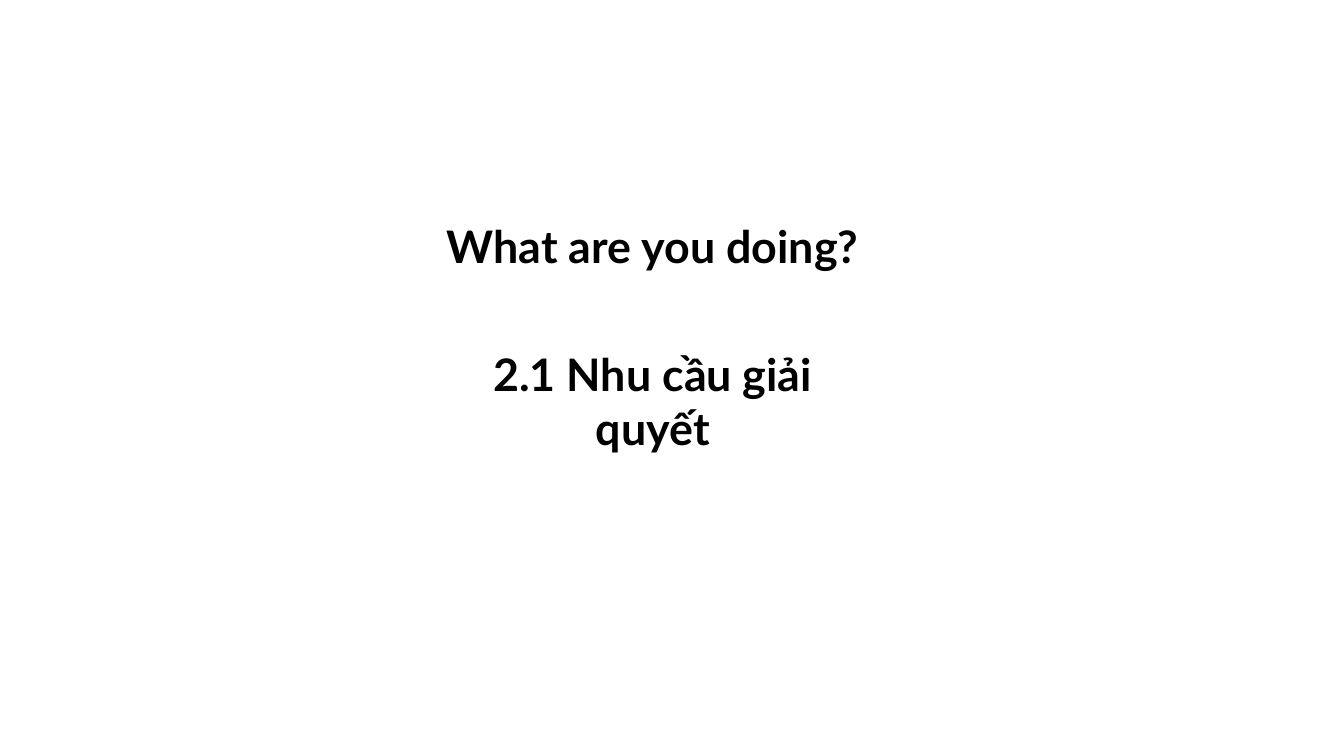
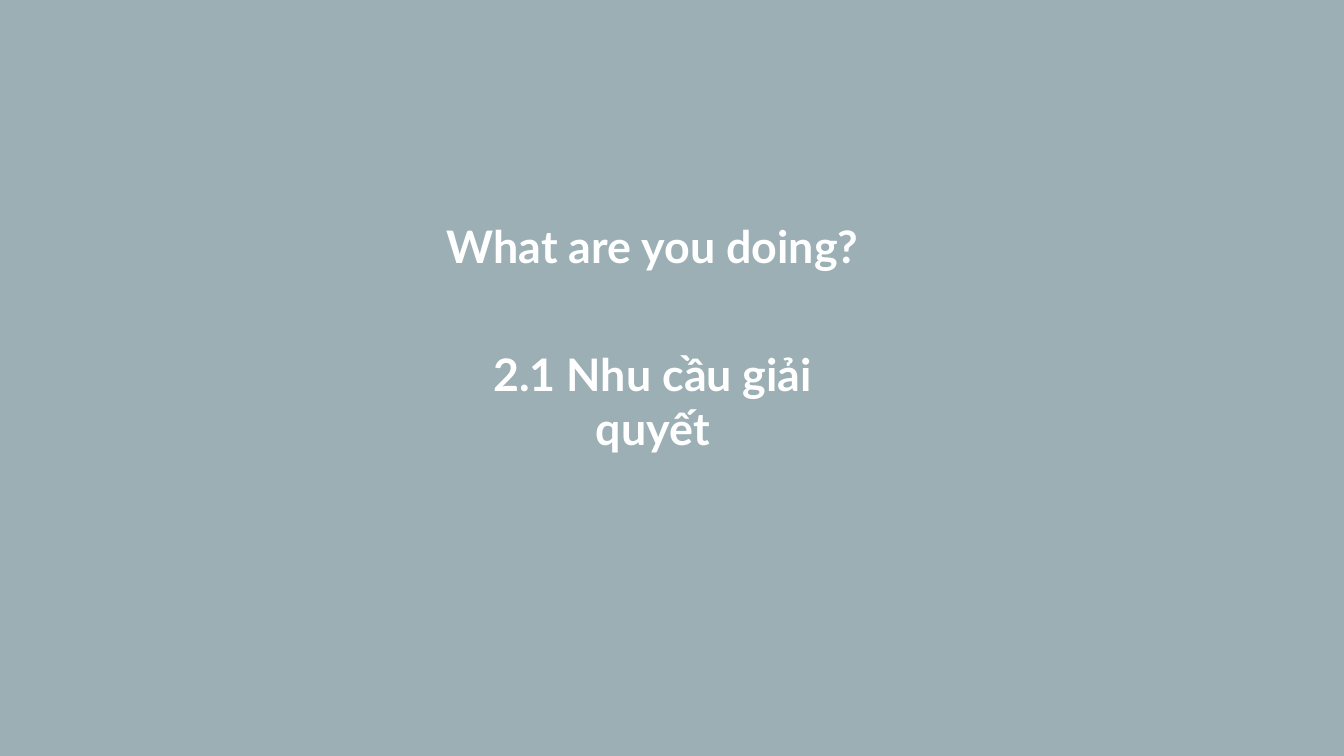
Before and after one commit to nmtri1912/kltn, a slide deck: slide 3 of Tài liệu/Presentation.pptx. Drawn at 1344x756 pixels with LibreOffice and Linux fonts; fonts in the diff are those of the drawing. Boxes give left, top, right and bottom in pixels: in the first picture for what was removed or moved away, otherwise in the second. Text is boxed around its words. In the diff, an @@ line names an element or a change of style, - is before the commit and + after.

```diff
--- a/Tài liệu/Presentation.pptx
+++ b/Tài liệu/Presentation.pptx
@@ background #FFFFFF to #9BAFB5 @@
@@ text "What are you doing?" at [447,230,858,271]: text colour #000000 to #FFFFFF @@
@@ text "2.1 Nhu cầu giải quyết" at [493,355,812,453]: text colour #000000 to #FFFFFF @@
```
Also in this commit, not shown: 15 other slides changed, 2 slides added, 2 slides removed, 2 other files.
